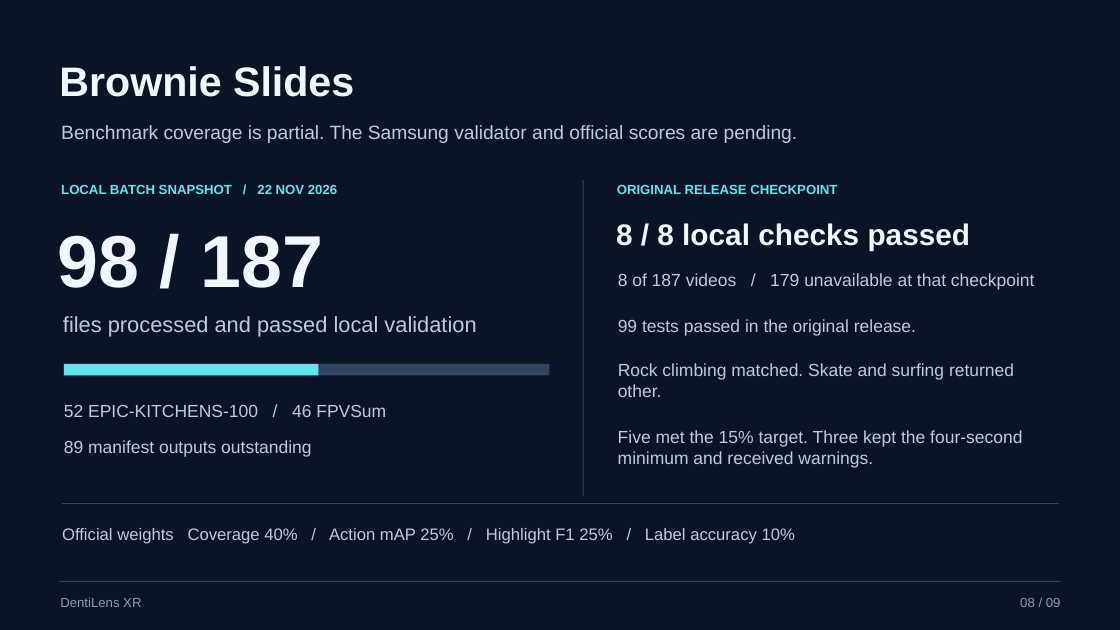
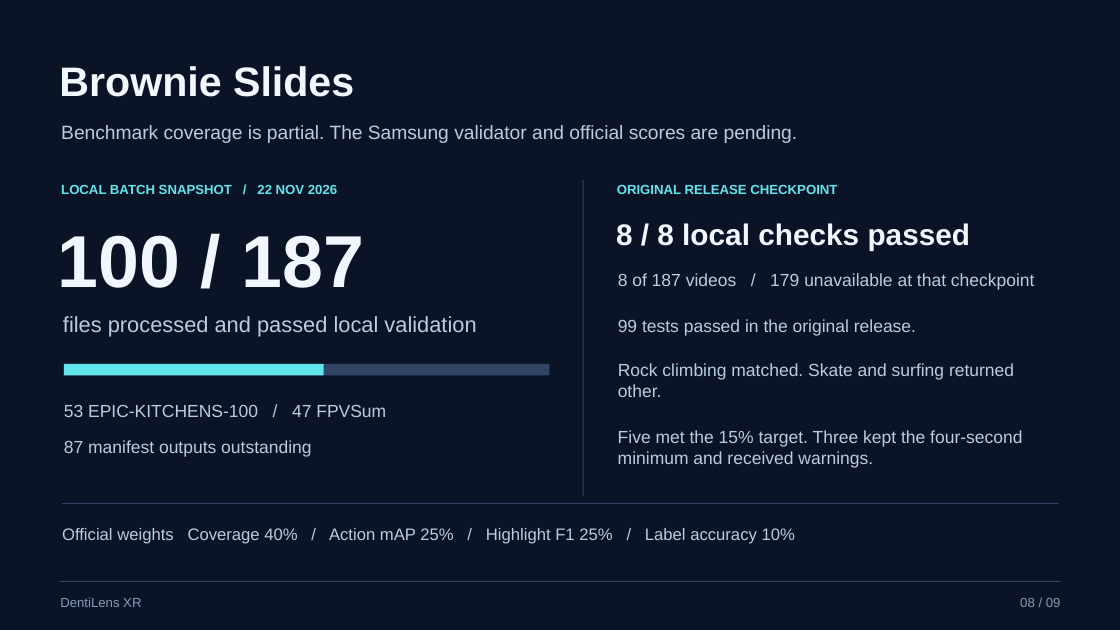
Before and after one commit to ArhamChoudhary-ui/DentiLens, a slide deck: slide 8 of submission/Rajasthani/VelloreInstituteofTechnology_Rajasthani.pptx. Drawn at 1120x630 pixels with LibreOffice and Linux fonts; fonts in the diff are those of the drawing. Boxes give left, top, right and bottom in pixels: in the first picture for what was removed or moved away, otherwise in the second. Text is boxed around its words. In the diff, an @@ line names an element or a change of style, - is before the commit and + after.

```diff
--- a/submission/Rajasthani/VelloreInstituteofTechnology_Rajasthani.pptx
+++ b/submission/Rajasthani/VelloreInstituteofTechnology_Rajasthani.pptx
@@ text at [58, 235, 364, 288]: text changed @@
-98 / 187
+100 / 187
@@ rectangle: place and size @@
-rectangle at [64, 364, 318, 376]
+rectangle at [64, 364, 323, 376]
@@ text at [64, 405, 386, 417]: text changed @@
-52 EPIC-KITCHENS-100 / 46 FPVSum
+53 EPIC-KITCHENS-100 / 47 FPVSum
@@ text at [64, 440, 311, 457]: text changed @@
-89 manifest outputs outstanding
+87 manifest outputs outstanding
```
Also in this commit, not shown: 3 other files.
